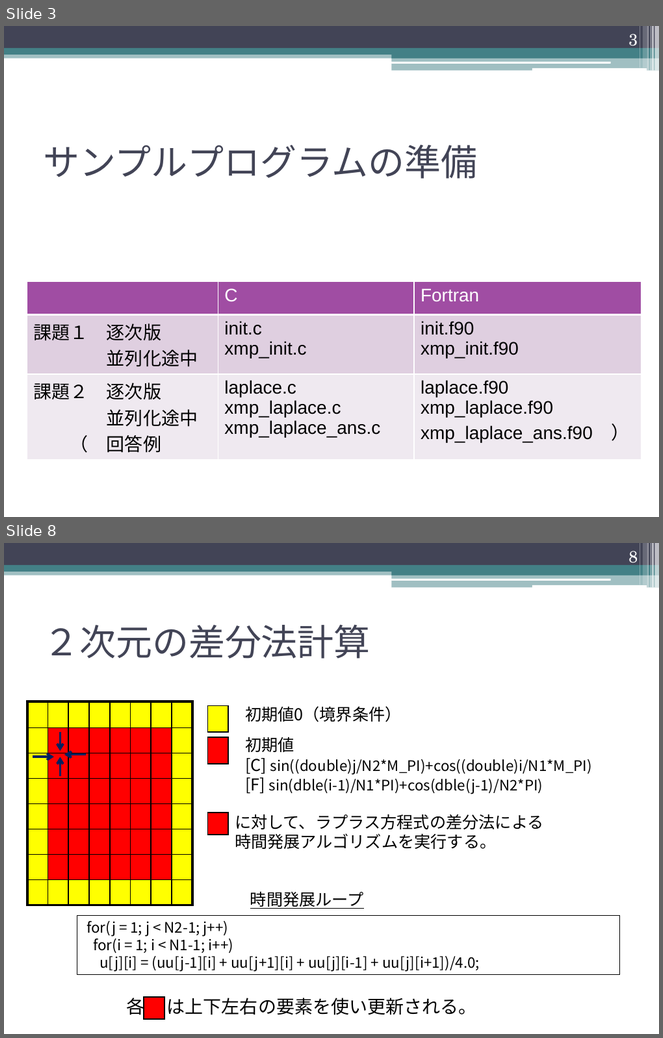
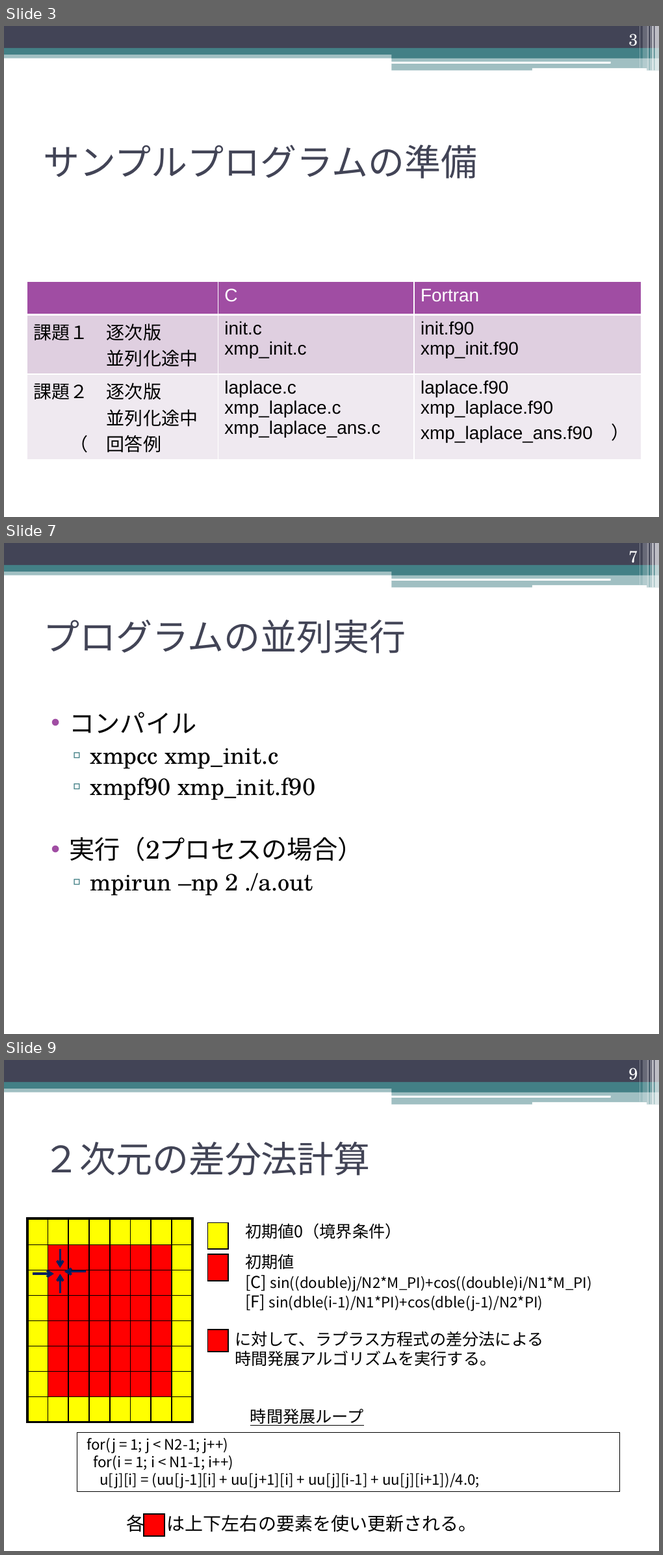
Before and after one commit to XcalableMP/Lecture, a slide deck: beginner/2.globalview.pptx. Shown one above the other, each under a label of ours: slides 3 and 8 before the commit, slides 3, 7 and 9 after it; the slides between them are not shown. The pictures are 663x1038 and 663x1555 pixels, drawn with LibreOffice and Linux fonts; fonts in the diff are those of the drawing. Boxes give left, top, right and bottom in pixels: in the first picture for what was removed or moved away, otherwise in the second. Text is boxed around its words. In the diff, an @@ line names an element or a change of style, - is before the commit and + after.

```diff
--- a/beginner/2.globalview.pptx
+++ b/beginner/2.globalview.pptx
@@ slide 7 added at (x1=4, y1=543, x2=659, y2=1034), background #FFFFFF; not listed: 13 template elements that a slide beside it also shows @@
@@ page number added at (x1=629, y1=551, x2=638, y2=568), 18 pt, text #FFFFFF @@
+7
@@ title added at (x1=43, y1=620, x2=406, y2=653), 40 pt, text #424456 @@
+プログラムの並列実行
@@ text added at (x1=70, y1=712, x2=363, y2=896), 26 pt, text #000000 @@
+• コンパイル
+  ▫ xmpcc xmp_init.c
+  ▫ xmpf90 xmp_init.f90
+• 実行（2プロセスの場合）
+  ▫ mpirun –np 2 ./a.out
@@ what was slide 8 is now slide 9 @@
@@ page number at (x1=629, y1=1068, x2=638, y2=1085): text changed @@
-8
+9
```
Also in this commit, not shown: 10 slides changed, 1 slide removed, 1 other file.
